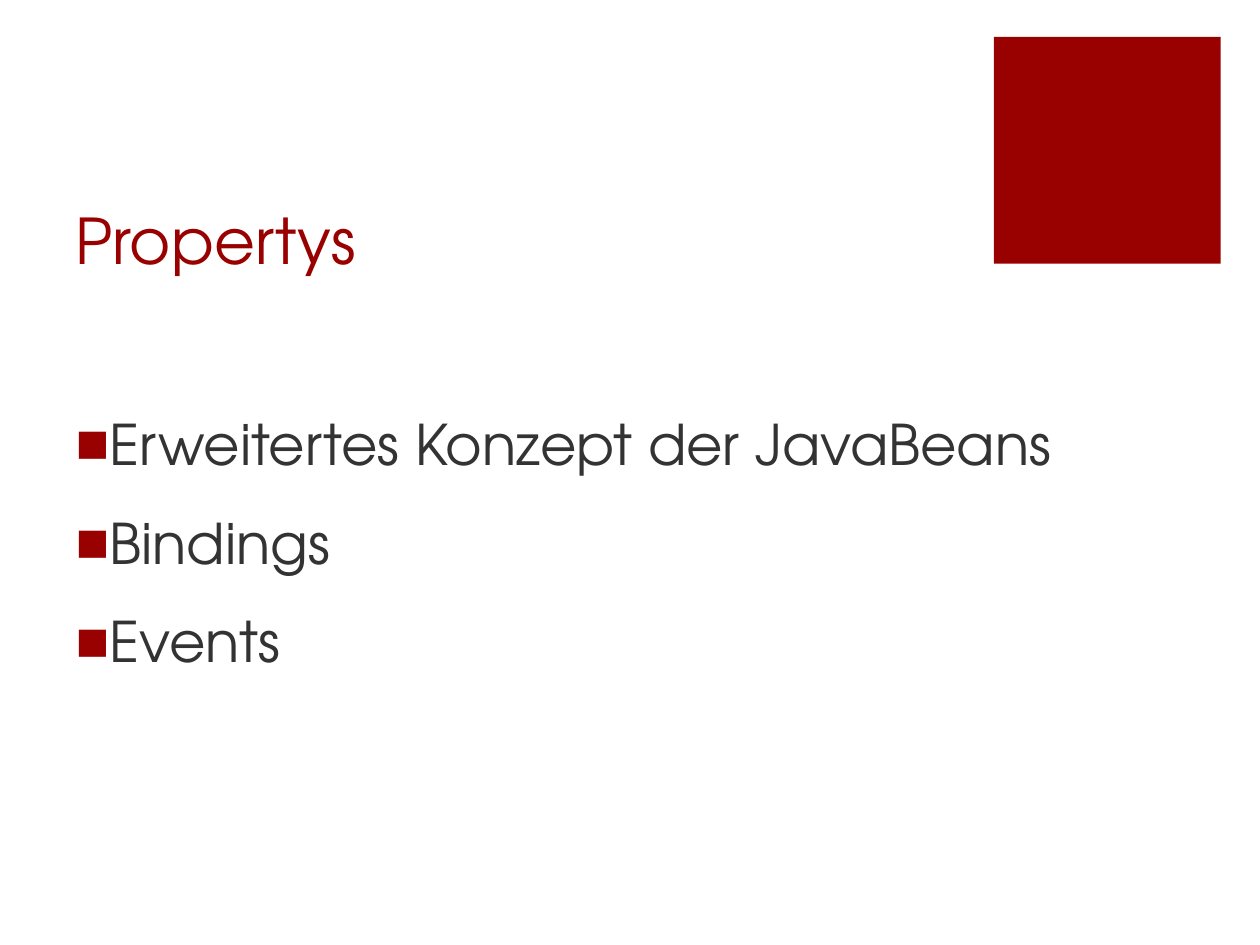
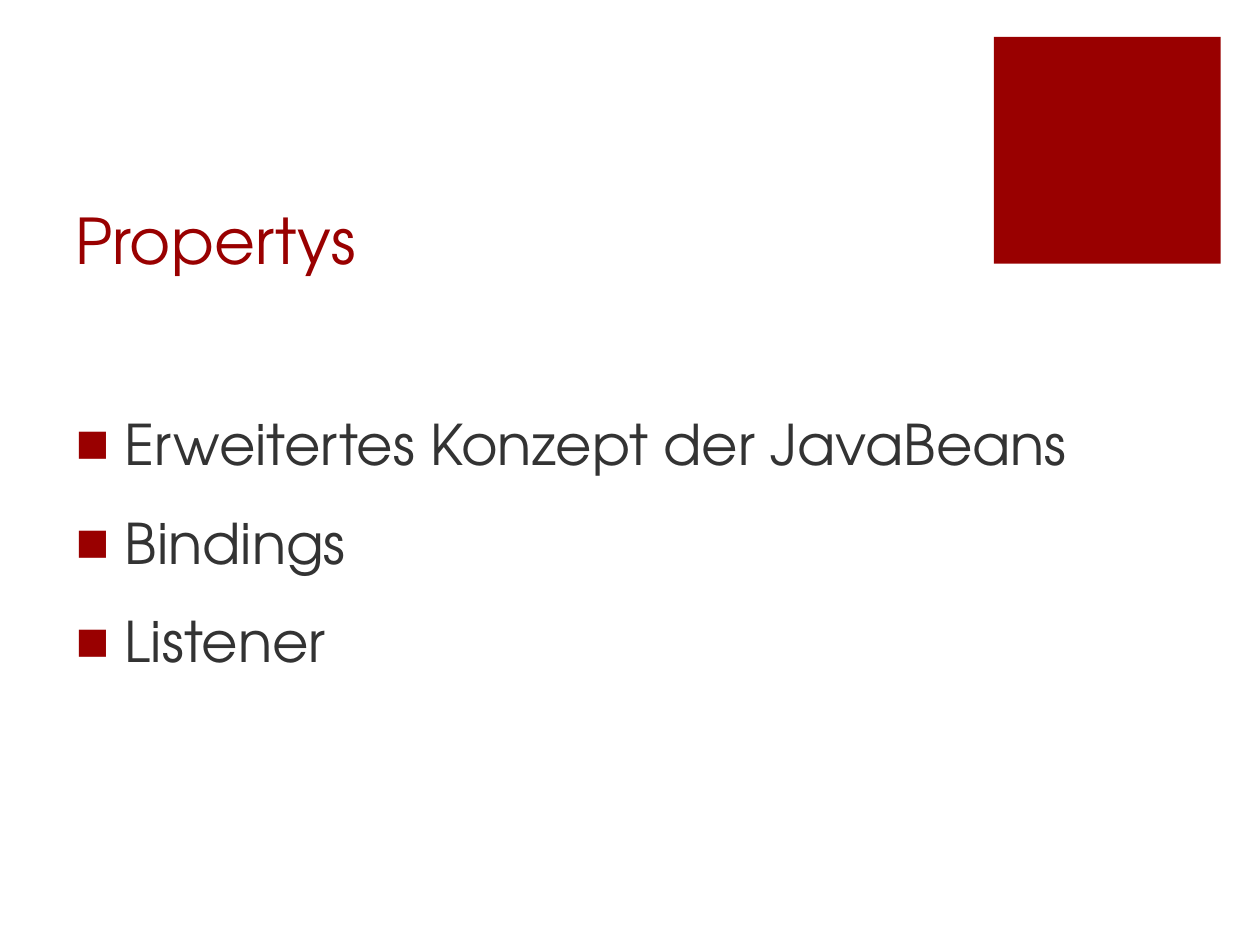
Before and after one commit to Morkunas/jfxusergroup, a slide deck: slide 11 of JavaFX-UserGroup.pptx (slide 9 before the commit). Drawn at 1260x945 pixels with LibreOffice and Linux fonts; fonts in the diff are those of the drawing; background and template pictures are left out. Boxes give left, top, right and bottom in pixels: in the first picture for what was removed or moved away, otherwise in the second. Text is boxed around its words. In the diff, an @@ line names an element or a change of style, - is before the commit and + after.

```diff
--- a/JavaFX-UserGroup.pptx
+++ b/JavaFX-UserGroup.pptx
@@ text at (x1=125, y1=620, x2=326, y2=663): text changed @@
-■ Events
+■ Listener
```
Also in this commit, not shown: 7 other slides changed, 3 slides added, 1 slide removed.
